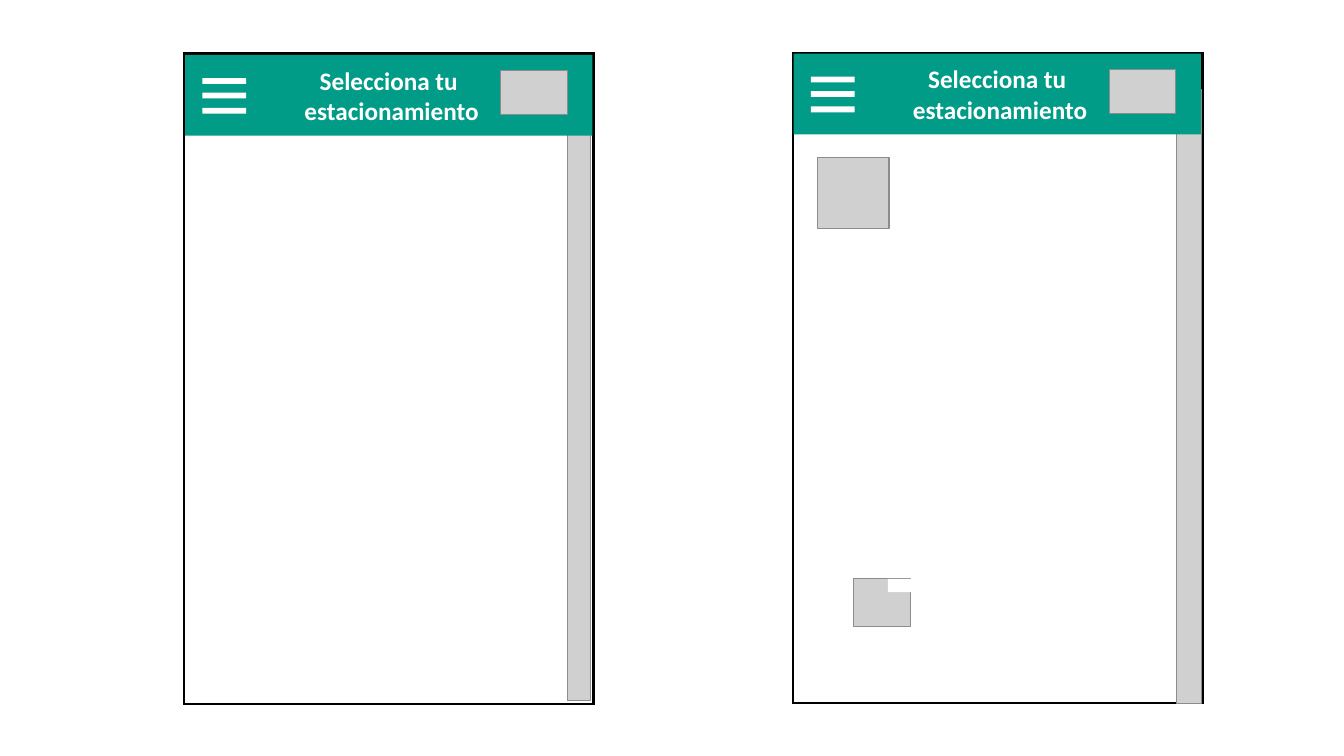
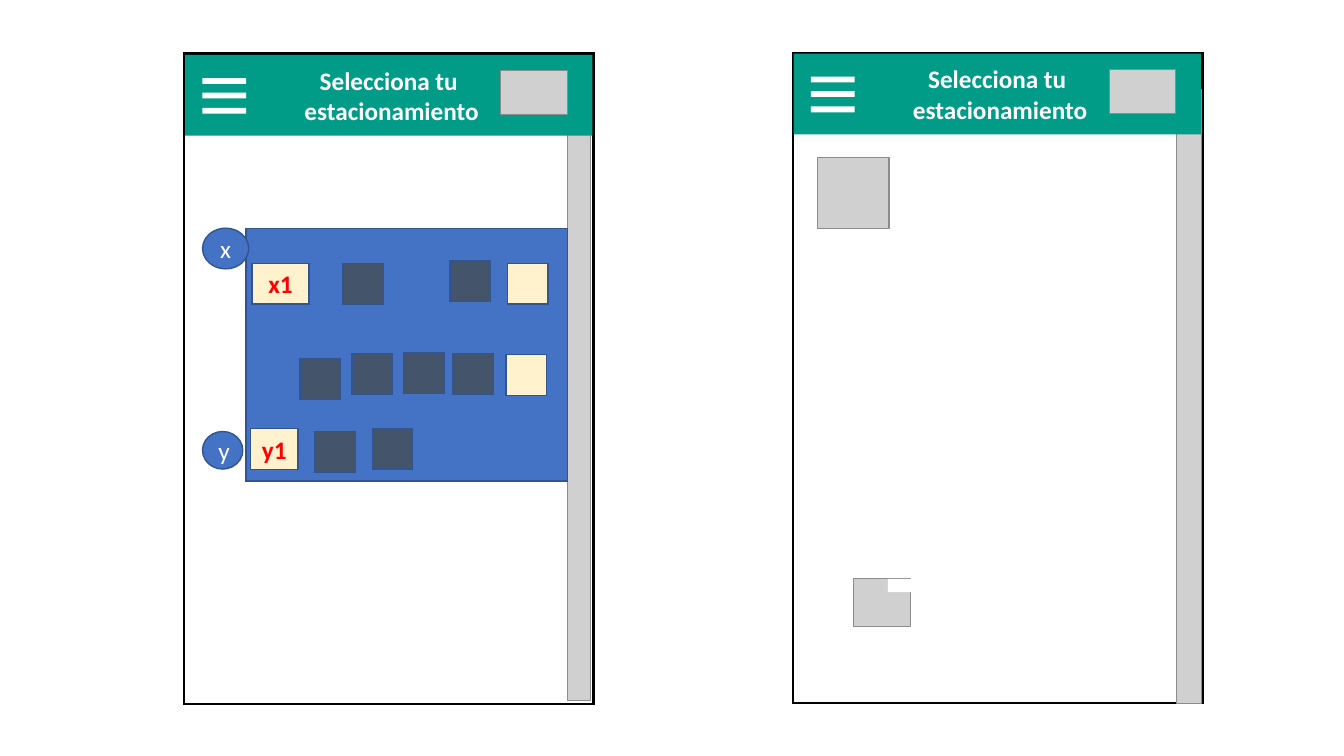
Before and after one commit to ajbeem/iotserver, a slide deck: slide 7 of documentation/MapaNavegacion.pptm. Drawn at 1344x756 pixels with LibreOffice and Linux fonts; fonts in the diff are those of the drawing; grey boxes stand for pictures. Boxes give left, top, right and bottom in pixels: in the first picture for what was removed or moved away, otherwise in the second. Text is boxed around its words. In the diff, an @@ line names an element or a change of style, - is before the commit and + after.

```diff
--- a/documentation/MapaNavegacion.pptm
+++ b/documentation/MapaNavegacion.pptm
@@ ellipse added at [203, 228, 249, 268], fill #4472C4, outline #325491 1 pt, 18 pt, text #FFFFFF @@
+x
@@ rectangle added at [246, 228, 568, 481], fill #4472C4, outline #325491 1 pt @@
@@ rectangle added at [252, 263, 309, 303], fill #FFF2CC, outline #325491 1 pt, 18 pt, text #FF0000, bold @@
+x1
@@ rectangle added at [344, 263, 384, 303], fill #44546A, outline #325491 1 pt @@
@@ rectangle added at [450, 261, 490, 301], fill #44546A, outline #325491 1 pt @@
@@ rectangle added at [507, 263, 547, 303], fill #FFF2CC, outline #325491 1 pt @@
@@ rectangle added at [299, 359, 340, 399], fill #44546A, outline #325491 1 pt @@
@@ rectangle added at [352, 354, 392, 394], fill #44546A, outline #325491 1 pt @@
@@ rectangle added at [403, 353, 444, 393], fill #44546A, outline #325491 1 pt @@
@@ rectangle added at [454, 354, 494, 394], fill #44546A, outline #325491 1 pt @@
@@ rectangle added at [506, 355, 546, 395], fill #FFF2CC, outline #325491 1 pt @@
@@ ellipse added at [203, 432, 243, 469], fill #4472C4, outline #325491 1 pt, 18 pt, text #FFFFFF @@
+y
@@ rectangle added at [251, 429, 298, 469], fill #FFF2CC, outline #325491 1 pt, 18 pt, text #FF0000, bold @@
+y1
@@ rectangle added at [315, 432, 355, 472], fill #44546A, outline #325491 1 pt @@
@@ rectangle added at [372, 429, 412, 469], fill #44546A, outline #325491 1 pt @@
```
Also in this commit, not shown: 2 other slides changed.
